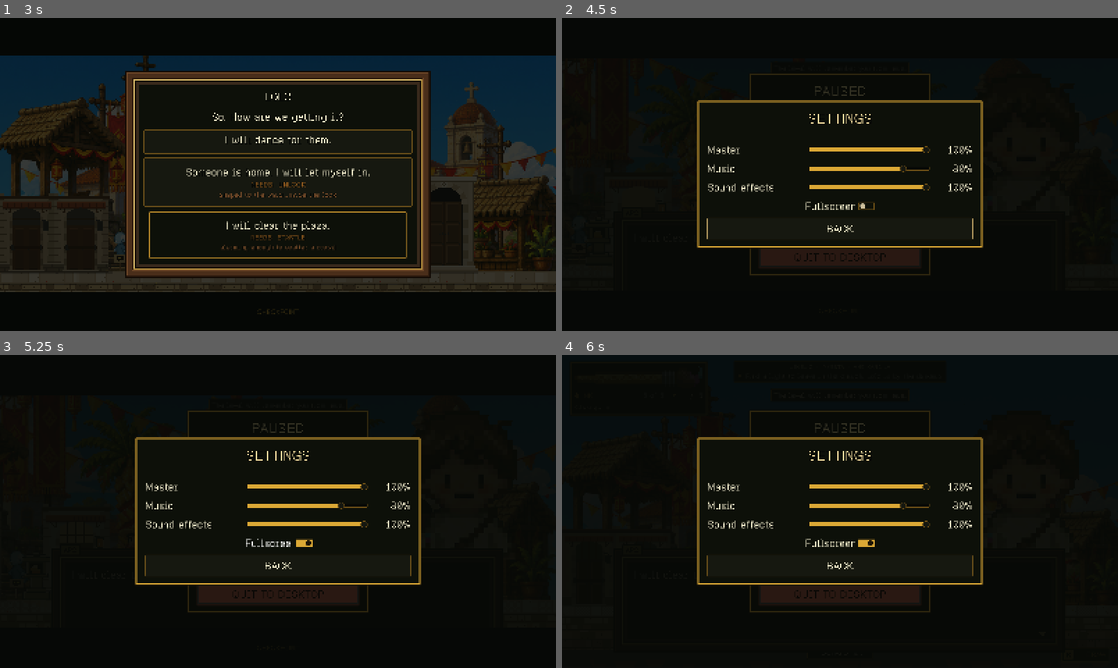
Above: before the commit, frames 1-4 (two rows, left to right).
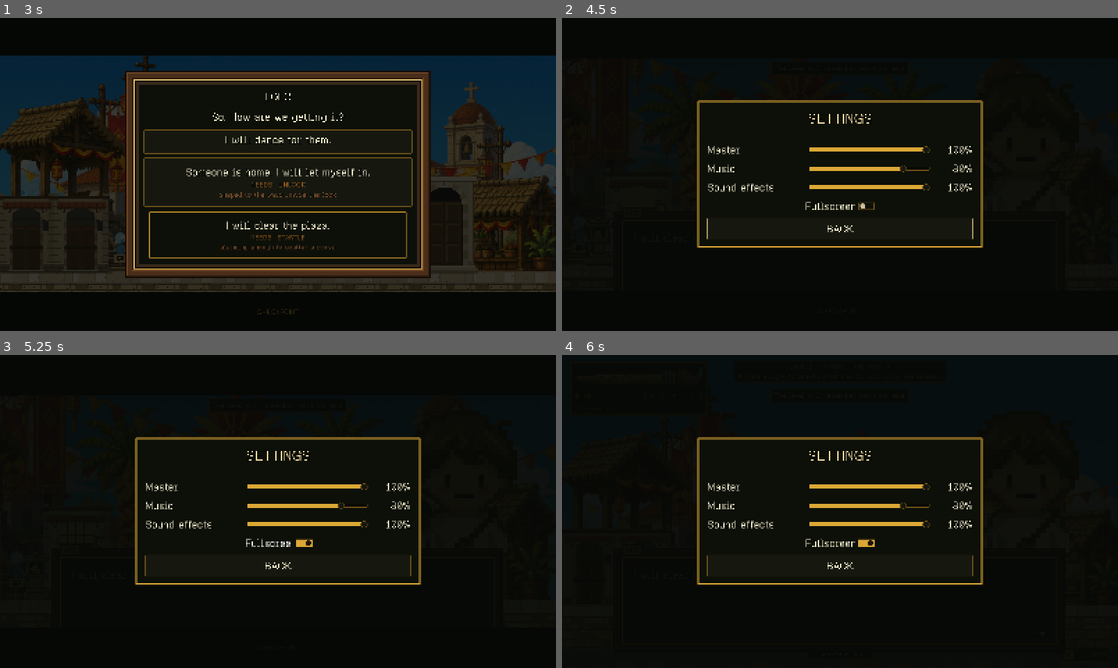
Above: after the commit, the same moments.

Repository: hyuuuan/OBRA
Game: Godot game, scene res://level_2.tscn
Two runs of this game, one before a commit and one after it. Both use one fixed random seed, a clock stepped at 60 frames per second and the inputs below. This scene is started directly instead of the project's main scene.
Inputs (mouse positions are in pixels of both pictures, inside the frame that each line leads up to):
- Up to frame 1 (3 s): tap Enter (ui_accept) at 0.5 s; move the mouse to (400, 158) at 0.52 s; hold D (move_right) 0.53-1.25 s; hold E (interact) 0.53-1.25 s; click (400, 158) at 0.67 s; tap Space (jump) at 0.77, 1.07 s; drag from (166, 190) to (239, 243) at 1.27 s; move the mouse to (333, 105) at 2.02 s; hold D (move_right) 2.03-2.75 s; hold Q (revert_form) 2.03-2.75 s; drag from (250, 237) to (88, 233) at 2.77 s
- Up to frame 2 (4.5 s): move the mouse to (1006, 221) at 3.52 s; hold A (move_left) 3.53-4.25 s; hold E (interact) 3.53-4.25 s; tap Space (jump) at 3.77, 4.07 s; tap Escape (pause) at 4.15 s; click "SETTINGS" at 4.25 s
- Up to frame 3 (5.25 s): click (278, 545) at 5 s, where only the run before the commit has a clickable "CONTROLS"
- Up to frame 4 (6 s): click (840, 495) at 5.75 s, where only the run before the commit has a clickable "RESTART LEVEL"

Frame 1 is identical in both runs. In frame 2, 1.8% of the frame differs, in the area x 33-67%, y 17-83%; in frame 3, 1.8%; in frame 4, 1.8%.

Commit message:
The pause menu stuck out around Settings and Controls
Settings and Controls open centred over the pause menu and are smaller
than it, so the word PAUSED stood above the Settings panel and the red
QUIT TO DESKTOP button stuck out under it -- half a menu behind the one
in use, and the one button on it that ends the session. The pause panel
now hides while a screen is open over it and comes back, with focus on
the button that opened it, when that screen closes.

Diff:
--- a/game/scripts/pause_menu.gd
+++ b/game/scripts/pause_menu.gd
@@ -56,10 +56,26 @@
 	resume_button.grab_focus()
 
 
+## ⚠ THE PAUSE PANEL STEPS BACK WHILE A SCREEN IS OPEN OVER IT. Settings and Controls are
+## smaller than this menu and open centred on top of it, so the word PAUSED stood above the
+## Settings panel and the red QUIT TO DESKTOP button stuck out under it -- half a menu behind
+## the one in use, and the one button on it that ends the session. It comes back when that
+## screen closes.
 func _open_overlay(path: NodePath) -> void:
 	var overlay := get_node_or_null(path) as ModalOverlay
-	if overlay != null:
-		overlay.open()
+	if overlay == null:
+		return
+	($PauseRoot/Panel as CanvasItem).visible = false
+	if not overlay.closed.is_connected(_on_child_closed):
+		overlay.closed.connect(_on_child_closed.bind(path))
+	overlay.open()
+
+
+func _on_child_closed(path: NodePath) -> void:
+	($PauseRoot/Panel as CanvasItem).visible = true
+	if is_open():
+		var button := settings_button if path == settings_path else controls_button
+		button.grab_focus()
 
 
 func _restart_level() -> void:
